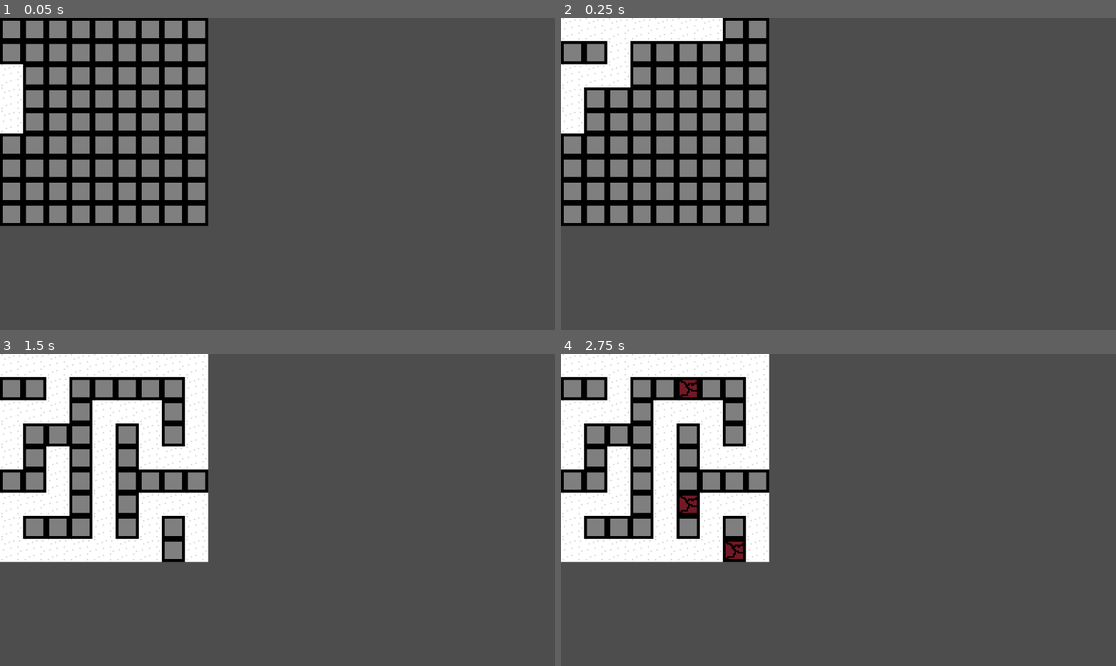
Above: before the commit, frames 1-4 (two rows, left to right).
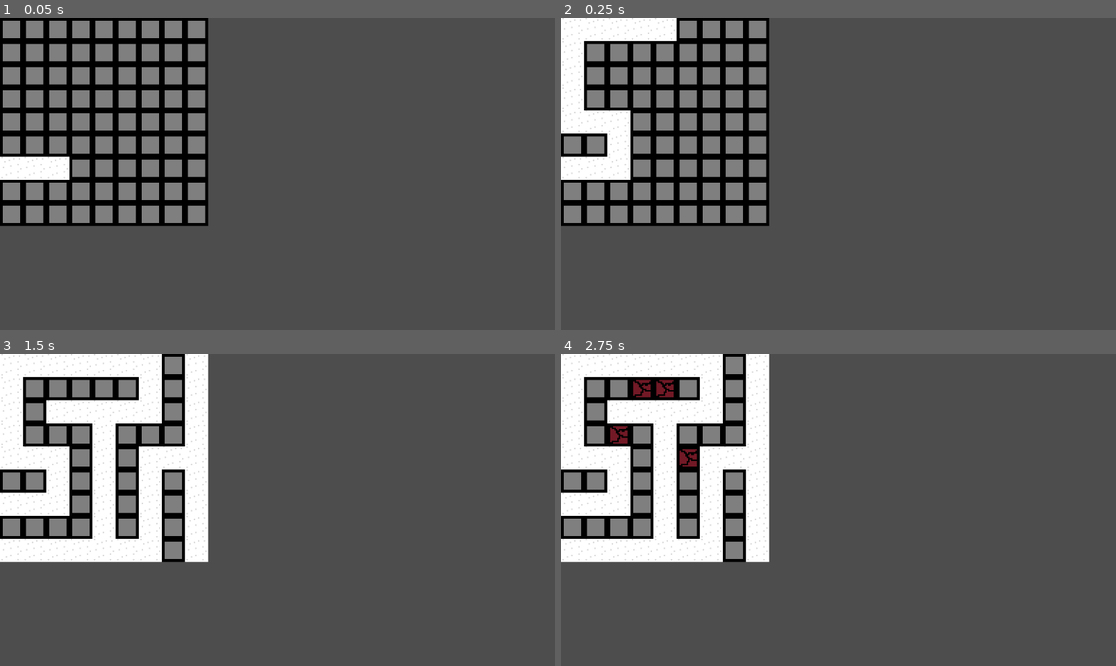
Above: after the commit, the same moments.

Repository: mojius/Mini-Jam-185
Game: Godot game, scene res://scenes/procgen-test.tscn
Same seed, same stepped clock (60 frames per second), same inputs: the game is played once before the commit and once after it. This scene is started directly instead of the project's main scene.
Inputs:
- Up to frame 1 (0.05 s): no input
- Up to frame 2 (0.25 s): no input
- Up to frame 3 (1.5 s): hold Right (ui_right) 0.53-1.28 s; tap Enter at 1.25 s; hold Down (ui_down) from 1.28 s (still down)
- Up to frame 4 (2.75 s): tap Space at 2 s; release Down (ui_down) at 2.03 s; hold Right (ui_right) from 2.03 s (still down)

The runs differ from the first frame. In frame 1, 1.9% of the frame differs, in the area x 0-13%, y 14-52%; in frame 2, 3.8%; in frame 3, 3.8%; in frame 4, 5.1%, in the area x 0-38%, y 0-66%.

Commit message:
Fixed some edge cases

Diff:
--- a/scripts/randomly_generated_map.gd
+++ b/scripts/randomly_generated_map.gd
@@ -8,15 +8,16 @@
     var stack: Array[Vector2i]
     var visited: Dictionary[Vector2i, bool]
 
-    var edge: Array[int] = [0, 7]
+    var edge: Array[int] = [0, 8]
+    var random_even_array: Array[int] = [0, 2, 4, 6, 8]
 
     var random = randi_range(0,1)
     var rand_tile := Vector2i(-1,-1)
 
     if random == 0:
-        rand_tile = Vector2i(edge.pick_random(), randi_range(0,7))
+        rand_tile = Vector2i(edge.pick_random(), random_even_array.pick_random())
     else:
-        rand_tile = Vector2i(randi_range(0,7), edge.pick_random())
+        rand_tile = Vector2i(random_even_array.pick_random(), edge.pick_random())
 
 
     init_cell(rand_tile, Vector2i(0,0), visited, stack)
